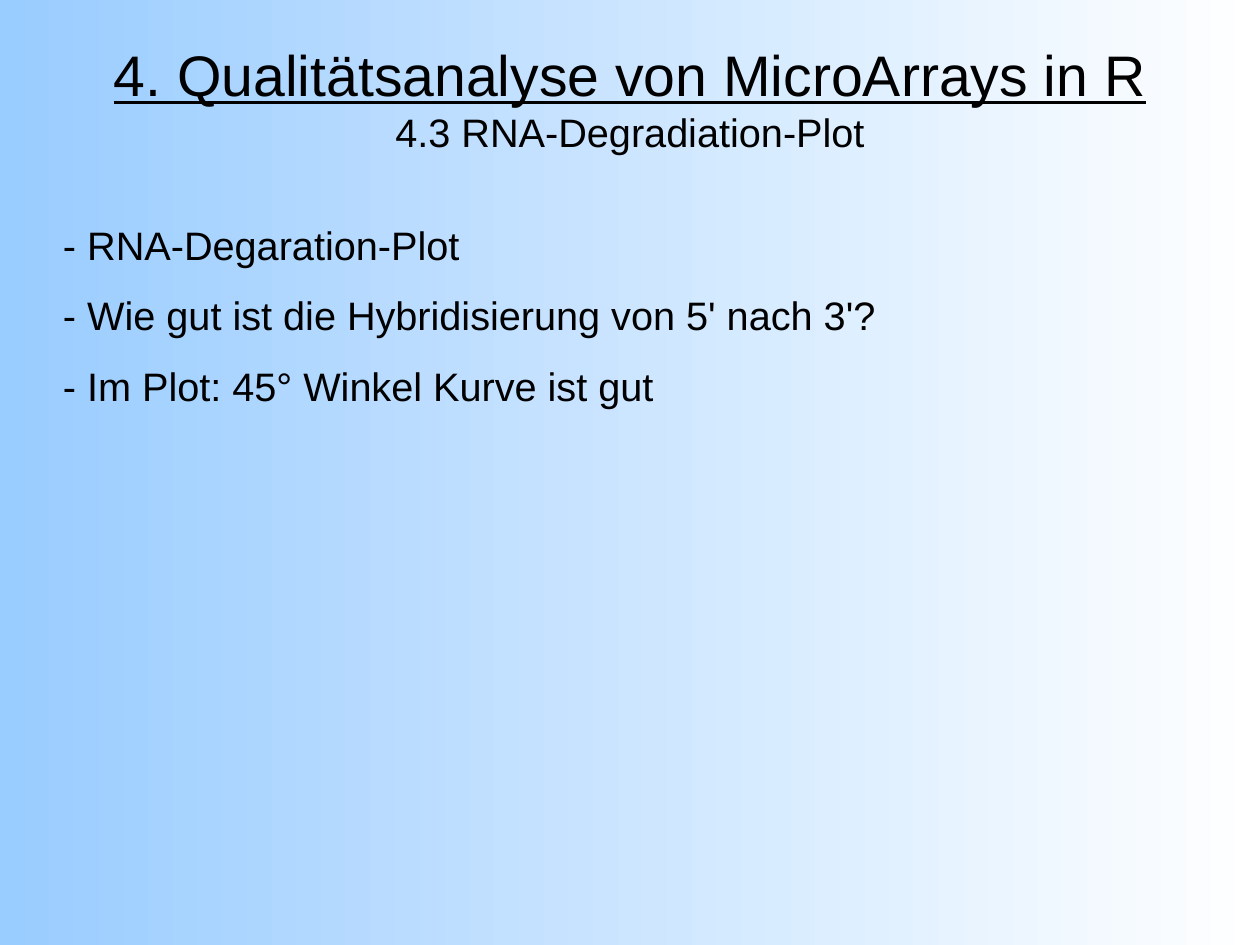
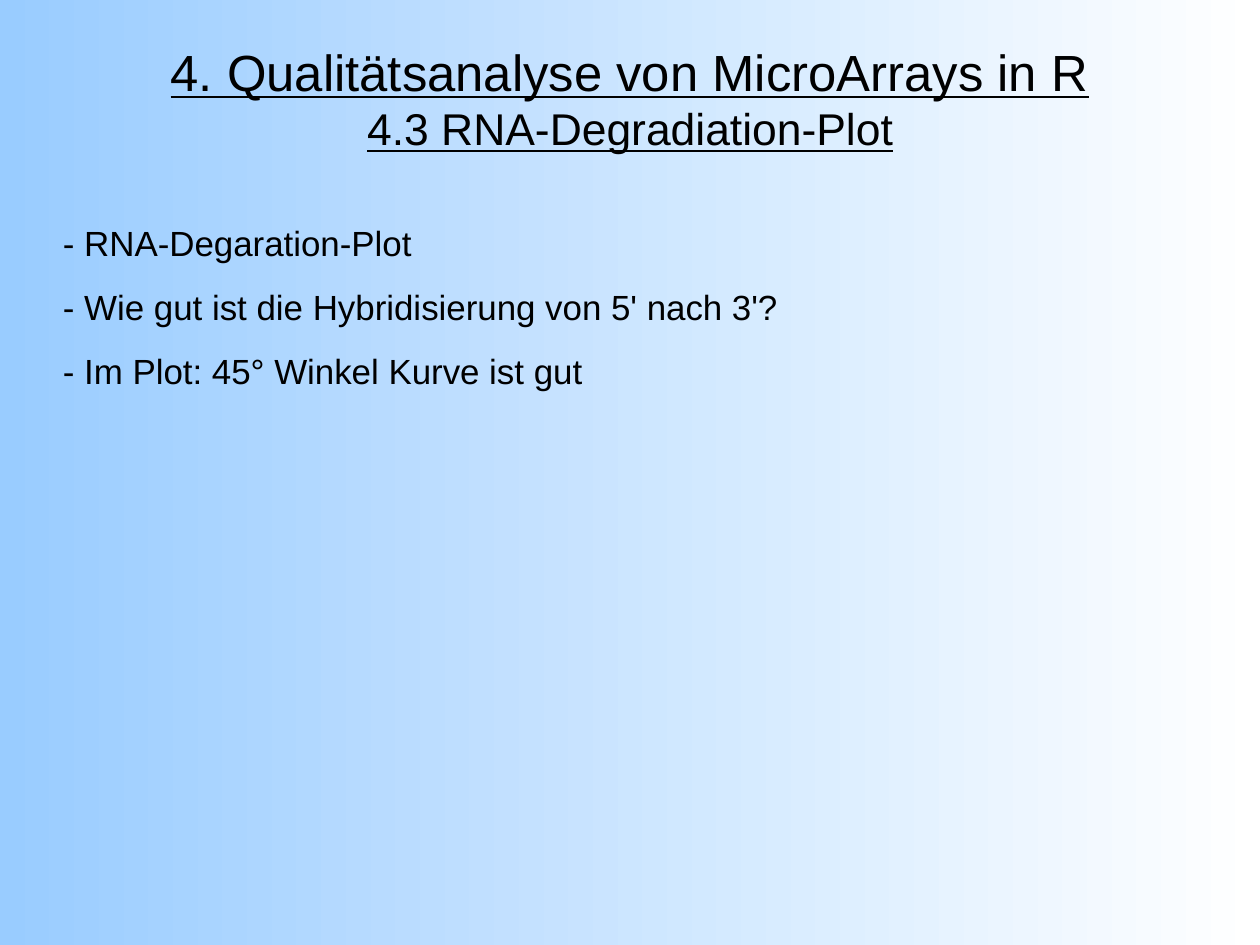
Before and after one commit to emmkey/GenEx, a slide deck: slide 12 of W1 Praesentation.odp (slide 10 before the commit). Drawn at 1260x945 pixels with LibreOffice and Linux fonts; fonts in the diff are those of the drawing. Boxes give left, top, right and bottom in pixels: in the first picture for what was removed or moved away, otherwise in the second. Text is boxed around its words. In the diff, an @@ line names an element or a change of style, - is before the commit and + after.

```diff
--- a/W1 Praesentation.odp
+++ b/W1 Praesentation.odp
@@ title "4. Qualitätsanalyse von MicroArrays in ..." at box(171, 54, 1088, 155): size 36 to 32 pt in "4. Qualitätsanalyse von MicroArrays in R"; size 25 to 28 pt, underline on in "4.3 RNA-Degradiation-Plot" @@
@@ text "- RNA-Degaration-Plot" at box(84, 230, 777, 391): size 25 to 22 pt @@
```
Also in this commit, not shown: 11 other slides changed, 2 slides added.
